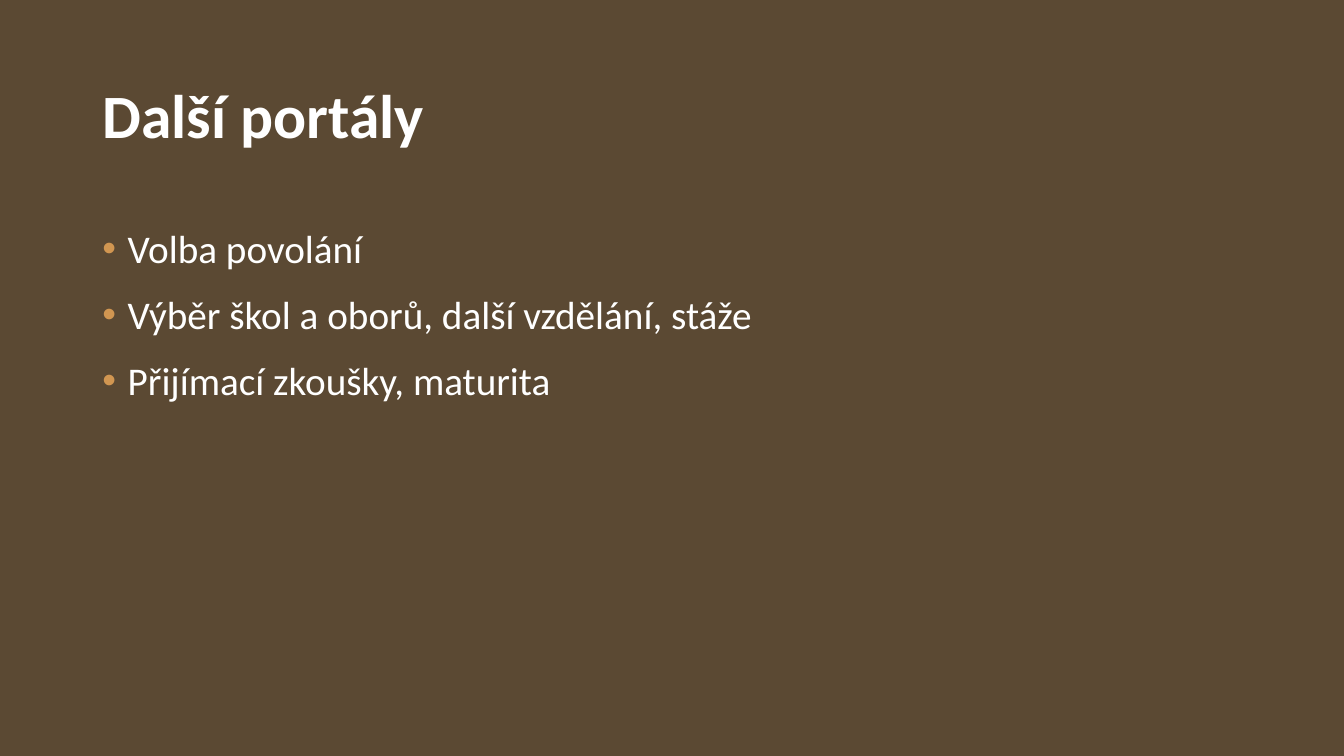
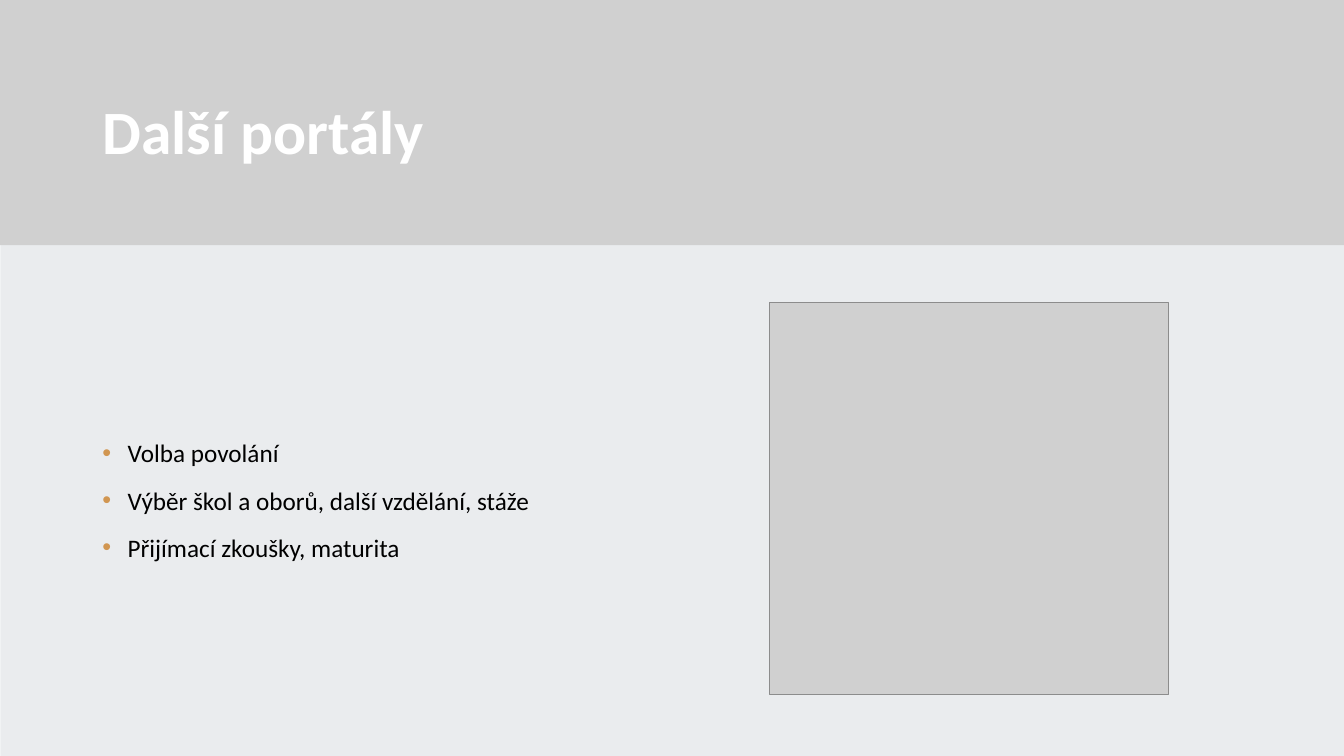
Before and after one commit to 22maixner/prezentace, a slide deck: slide 16 of Maixner.pptx. Drawn at 1344x756 pixels with LibreOffice and Linux fonts; fonts in the diff are those of the drawing; grey boxes stand for pictures; background and template pictures are left out. Boxes give left, top, right and bottom in pixels: in the first picture for what was removed or moved away, otherwise in the second. Text is boxed around its words. In the diff, an @@ line names an element or a change of style, - is before the commit and + after.

```diff
--- a/Maixner.pptx
+++ b/Maixner.pptx
@@ rectangle removed at [0,0,1344,756] @@
@@ rectangle added at [0,0,1344,756], fill #FFFFFF @@
@@ rectangle added at [0,0,1344,756], fill #E2E5E8 at 70% opacity @@
@@ rectangle added at [0,0,1344,245], fill #5B4933 @@
@@ picture added at [0,0,1344,245] @@
@@ title "Další portály": place and size @@
-title "Další portály" at [102,94,423,148]
+title "Další portály" at [102,111,423,163]
@@ text "Volba povolání": place and size @@
-text "Volba povolání" at [128,235,751,402]
+text "Volba povolání" at [128,444,529,562]
@@ text "Volba povolání" at [128,444,529,562]: size 28 to 18 pt, text colour #FFFFFF to #000000; vertical alignment top to middle @@
@@ picture added at [769,302,1169,695] @@
```
Also in this commit, not shown: 1 other slide changed.
